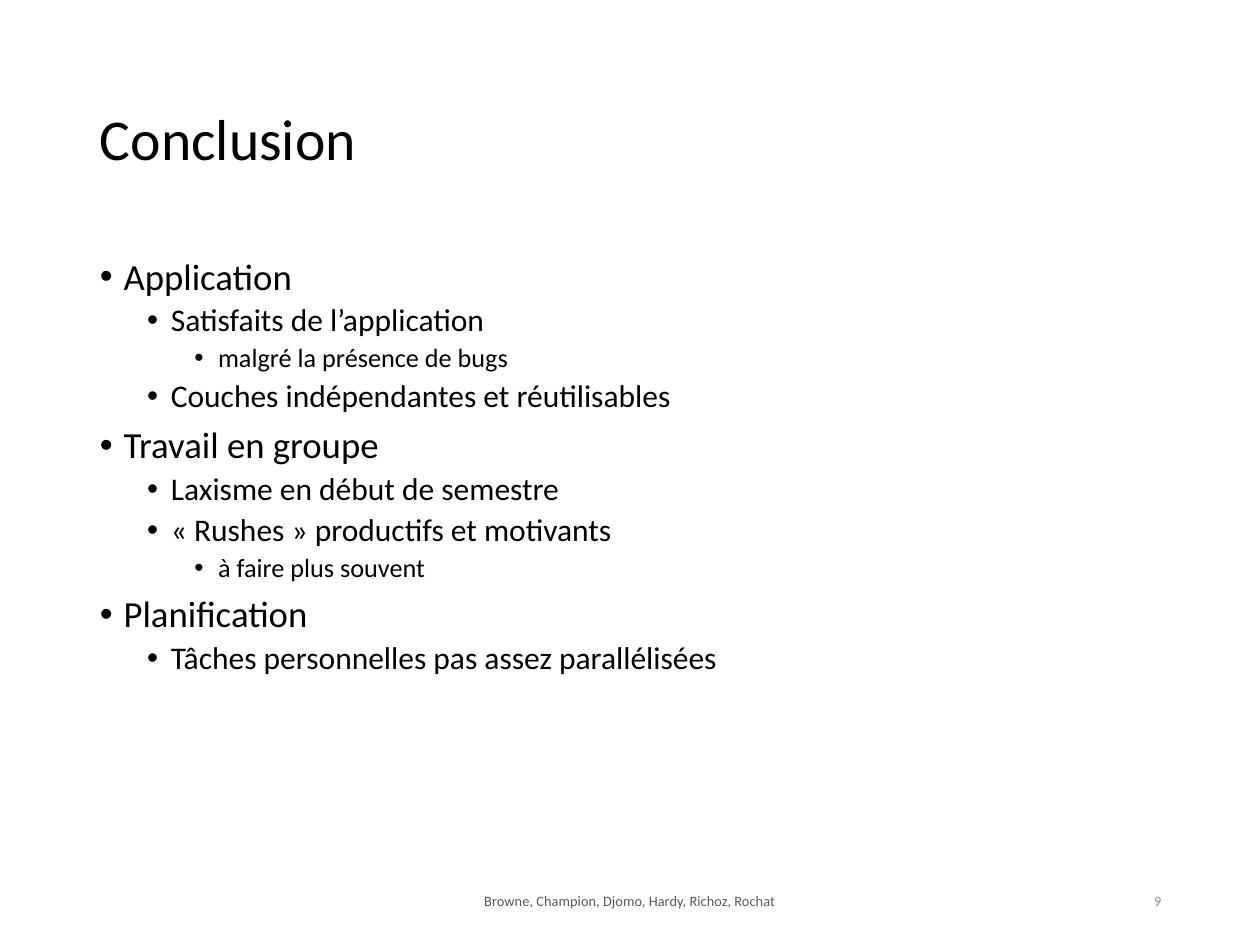
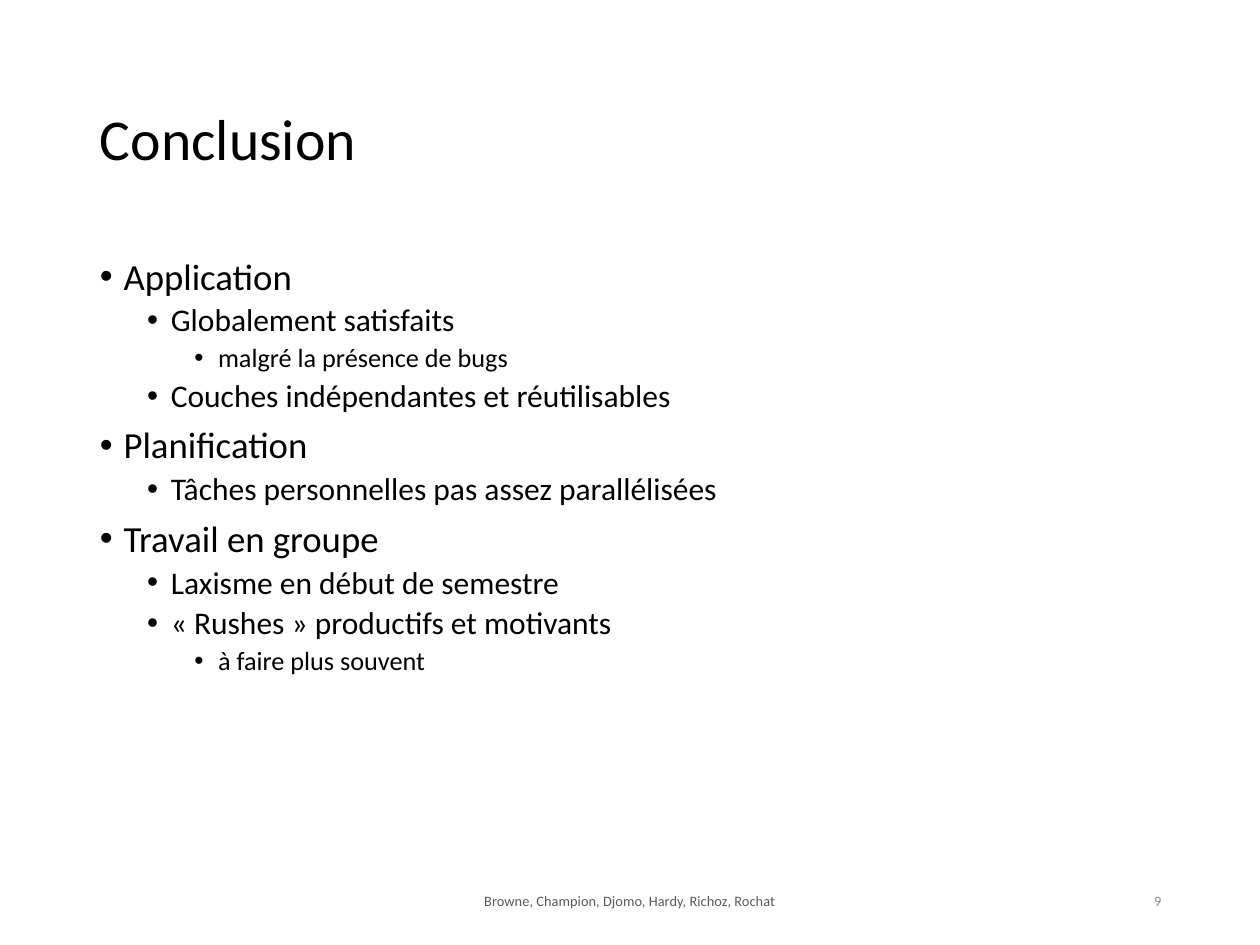
Before and after one commit to chlablak/PRO, a slide deck: slide 9 of presentation/GraphY.pptx. Drawn at 1260x945 pixels with LibreOffice and Linux fonts; fonts in the diff are those of the drawing; background and template pictures are left out. Boxes give left, top, right and bottom in pixels: in the first picture for what was removed or moved away, otherwise in the second. Text is boxed around its words. In the diff, an @@ line names an element or a change of style, - is before the commit and + after.

```diff
--- a/presentation/GraphY.pptx
+++ b/presentation/GraphY.pptx
@@ text at [171, 309, 455, 332]: text changed @@
-  • Satisfaits de l’application
+  • Globalement satisfaits
@@ text at [124, 432, 716, 505]: paragraphs added @@
+• Planification
+  • Tâches personnelles pas assez parallélisées
@@ text at [124, 601, 716, 674]: paragraphs removed @@
-• Planification
-  • Tâches personnelles pas assez parallélisées
```
